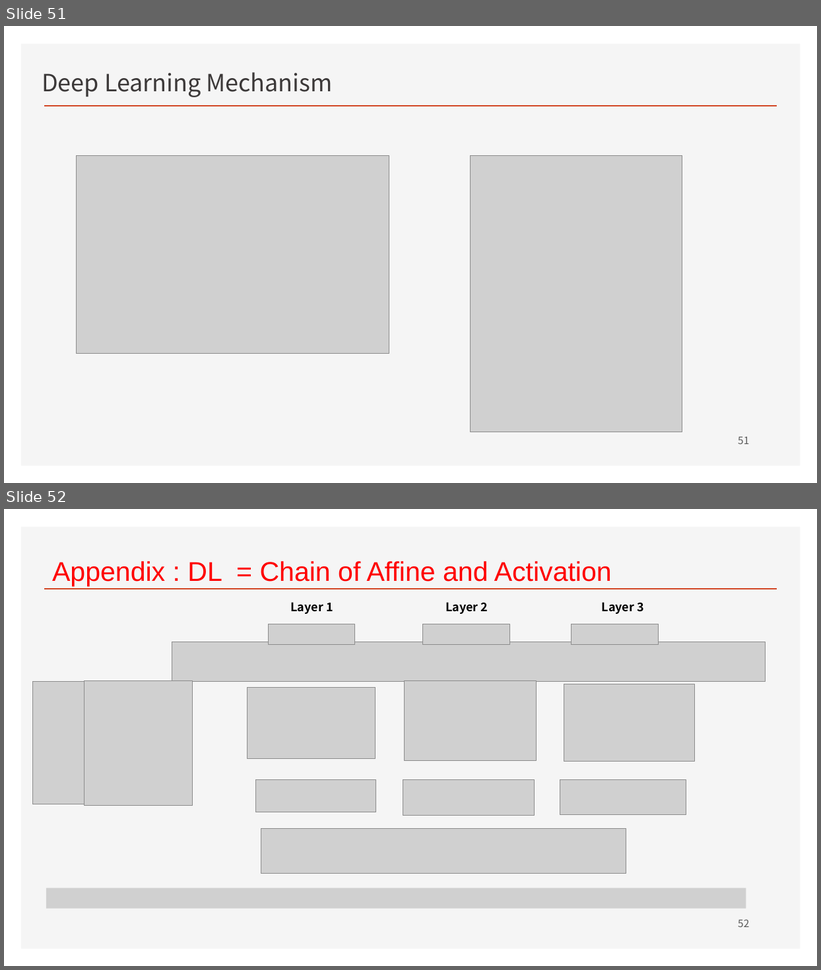
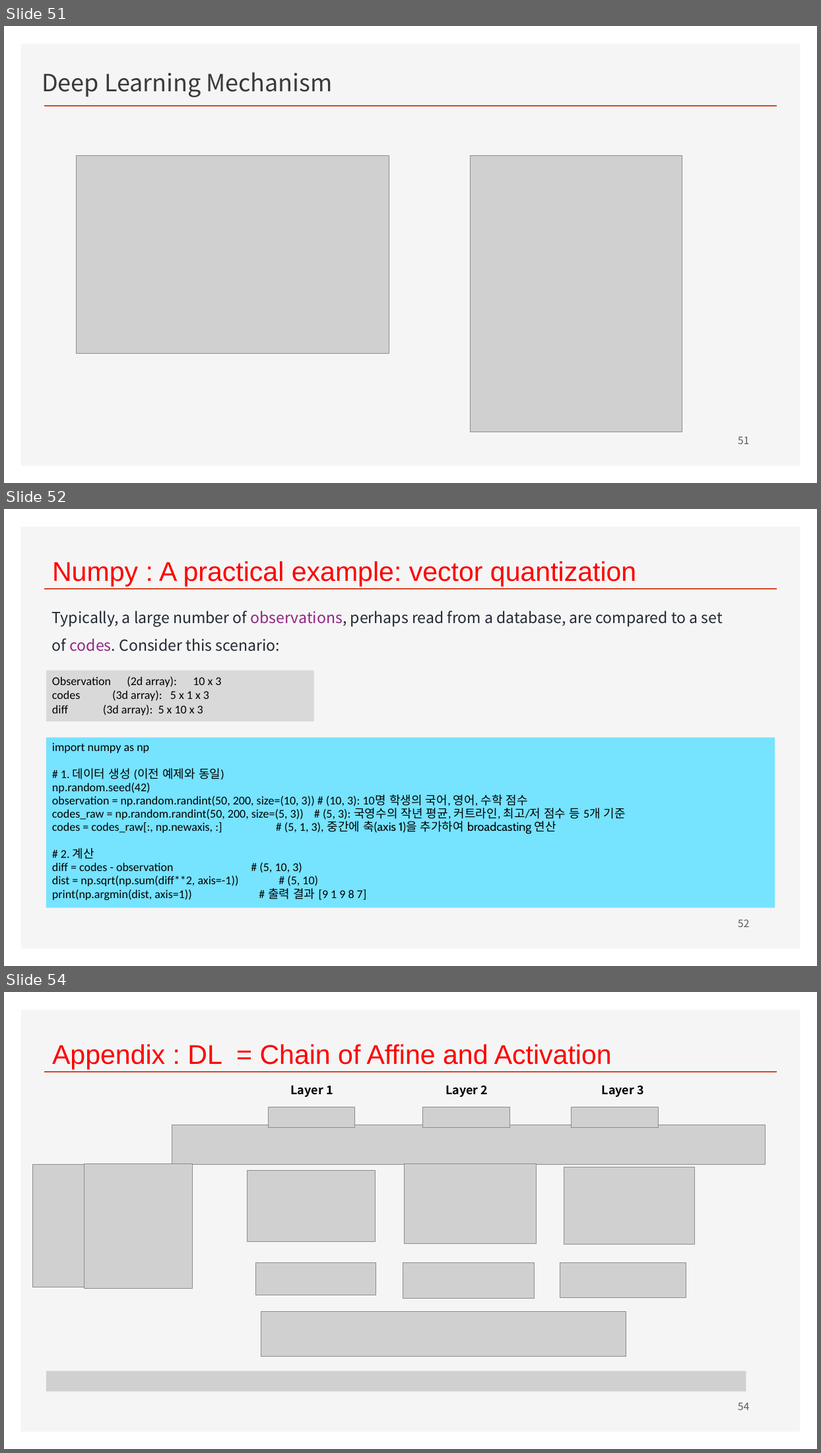
Before and after one commit to ancestor9/mathematics-for-machine-learning, a slide deck: Linear_Algebra/w4_Perceptron_Regression.pptx. Shown one above the other, each under a label of ours: slides 51 and 52 before the commit, slides 51, 52 and 54 after it; the slides between them are not shown. The pictures are 821x970 and 821x1453 pixels, drawn with LibreOffice and Linux fonts; fonts in the diff are those of the drawing; grey boxes stand for pictures; background and template pictures are left out. Boxes give left, top, right and bottom in pixels: in the first picture for what was removed or moved away, otherwise in the second. Text is boxed around its words. In the diff, an @@ line names an element or a change of style, - is before the commit and + after.

```diff
--- a/Linear_Algebra/w4_Perceptron_Regression.pptx
+++ b/Linear_Algebra/w4_Perceptron_Regression.pptx
@@ slide 52 added at [4, 509, 817, 966], background #FFFFFF; not listed: 2 template elements that a slide beside it also shows @@
@@ text added at [52, 561, 636, 586], 32 pt, text #FF0000 @@
+Numpy : A practical example: vector quantization
@@ text added at [52, 611, 723, 652], 18 pt, text #222832 @@
+Typically, a large number of observations, perhaps read from a database, are compared to a set of codes. Consider this scenario:
@@ rectangle added at [46, 671, 314, 722], fill #D9D9D9, 14 pt, text #000000 @@
+Observation (2d array): 10 x 3
+codes (3d array): 5 x 1 x 3
+diff (3d array): 5 x 10 x 3
@@ rectangle added at [46, 738, 775, 908], fill #76E3FF, 14 pt, text #000000 @@
+import numpy as np
+# 1. 데이터 생성 (이전 예제와 동일)
+np.random.seed(42)
+observation = np.random.randint(50, 200, size=(10, 3)) # (10, 3): 10명 학생의 국어, 영어, 수학 점수
+codes_raw = np.random.randint(50, 200, size=(5, 3)) # (5, 3): 국영수의 작년 평균, 커트라인, 최고/저 점수 등 5개 기준
+codes = codes_raw[:, np.newaxis, :] # (5, 1, 3), 중간에 축(axis 1)을 추가하여 broadcasting 연산
+# 2. 계산
+diff = codes - observation # (5, 10, 3)
+dist = np.sqrt(np.sum(diff**2, axis=-1)) # (5, 10)
+print(np.argmin(dist, axis=1)) # 출력 결과 [9 1 9 8 7]
@@ page number added at [738, 920, 749, 927], 12 pt, text #595959 @@
+52
@@ what was slide 52 is now slide 54 @@
@@ page number at [738, 1403, 749, 1410]: text changed @@
-52
+54
```
Also in this commit, not shown: 1 other slide added.
